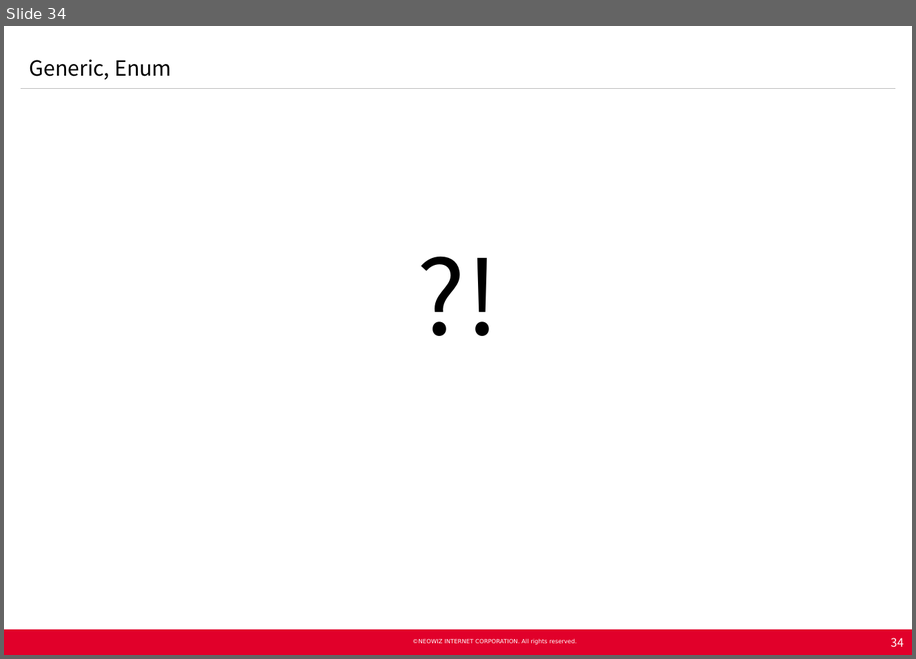
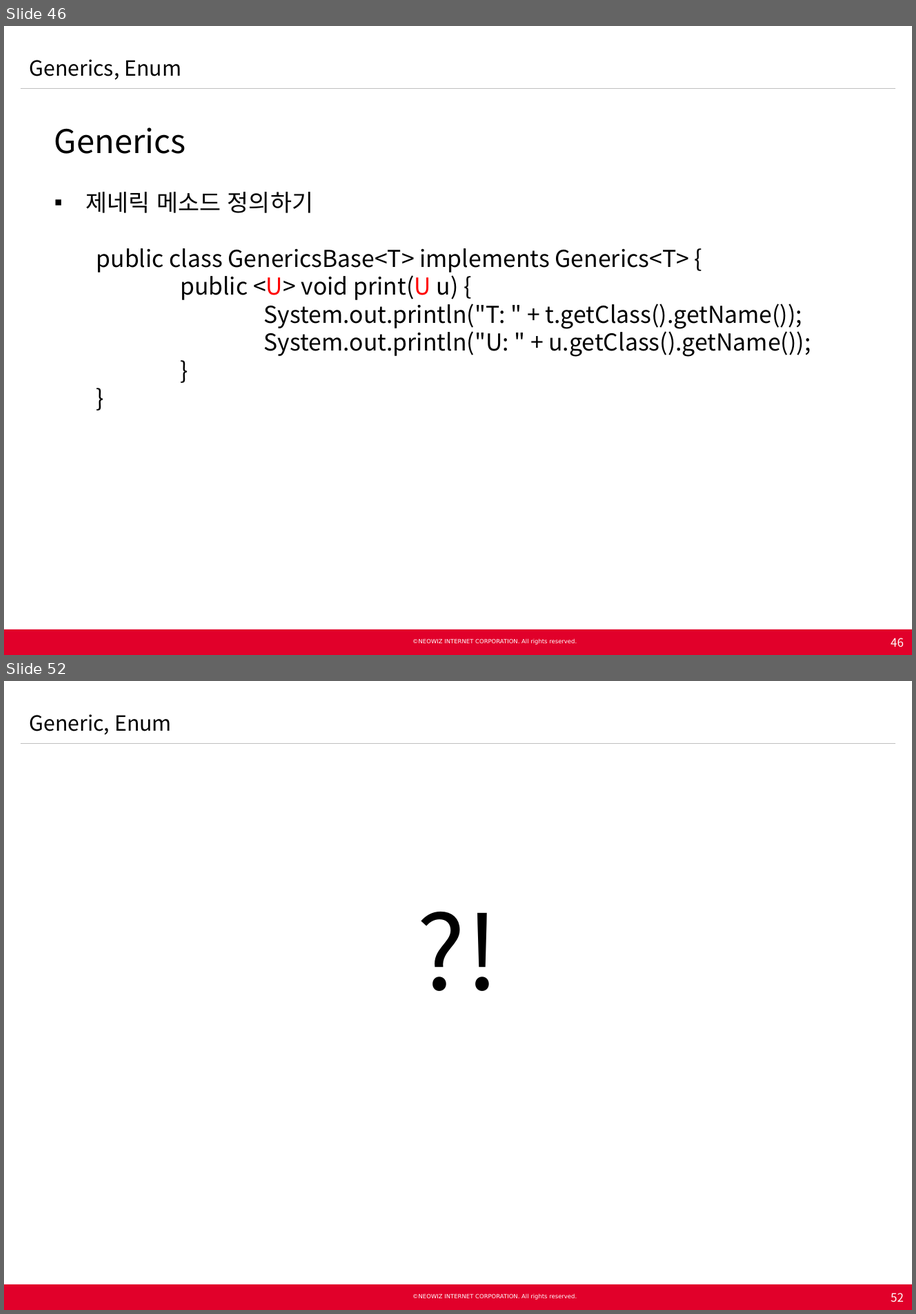
Before and after one commit to Neowizen/JavaStudy, a slide deck: Document/[2015.02.25] Java Study 2차 - Generics Enum.pptx. Shown one above the other, each under a label of ours: slide 34 before the commit, slides 46 and 52 after it; the slides between them are not shown. The pictures are 916x659 and 916x1314 pixels, drawn with LibreOffice and Linux fonts; fonts in the diff are those of the drawing; background and template pictures are left out. Boxes give left, top, right and bottom in pixels: in the first picture for what was removed or moved away, otherwise in the second. Text is boxed around its words. In the diff, an @@ line names an element or a change of style, - is before the commit and + after.

```diff
--- a/Document/[2015.02.25] Java Study 2차 - Generics Enum.pptx
+++ b/Document/[2015.02.25] Java Study 2차 - Generics Enum.pptx
@@ slide 46 added at (4, 26, 912, 655), background #FFFFFF; not listed: 5 template elements that a slide beside it also shows @@
@@ text added at (29, 59, 181, 80), 18 pt, text #000000 @@
+Generics, Enum
@@ text added at (54, 127, 811, 357), 20 pt, text #000000 @@
+  Generics
+  ▪ 제네릭 메소드 정의하기
+    public class GenericsBase<T> implements Generics<T> {
+    public <U> void print(U u) {
+    System.out.println("T: " + t.getClass().getName());
+    System.out.println("U: " + u.getClass().getName());
+    }
+    }
@@ page number added at (891, 637, 904, 647), 10 pt, text #FFFFFF @@
+46
@@ what was slide 34 is now slide 52 @@
@@ page number at (891, 1292, 904, 1302): text changed @@
-34
+52
```
Also in this commit, not shown: 29 slides changed, 18 other slides added, 1 slide removed.
